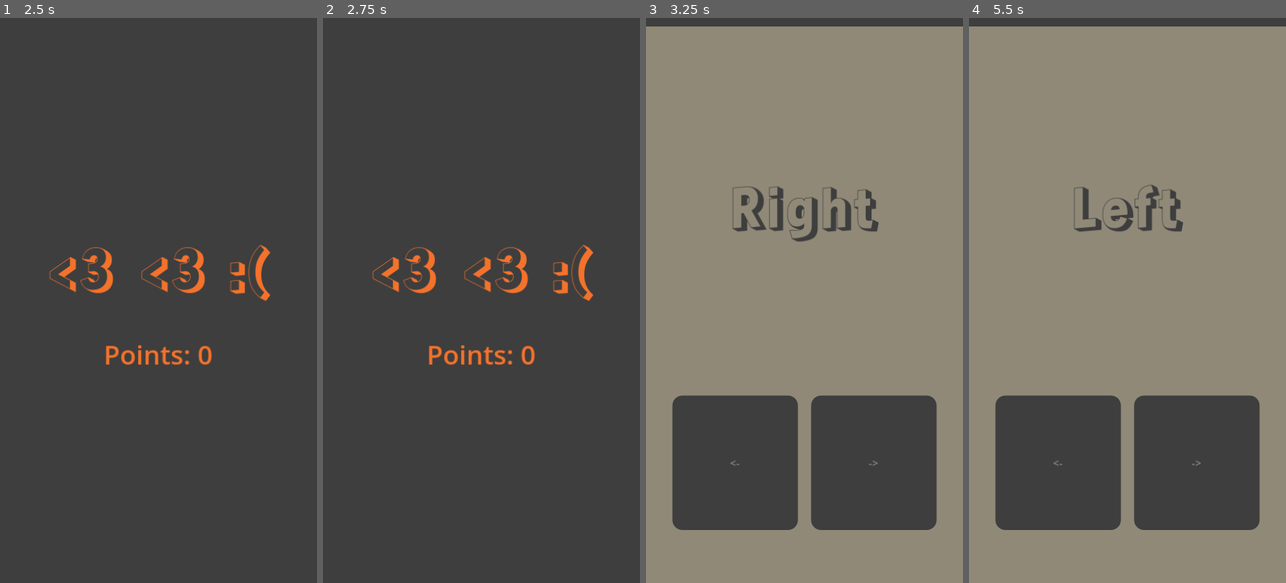
Above: before the commit, frames 1-4 (left to right).
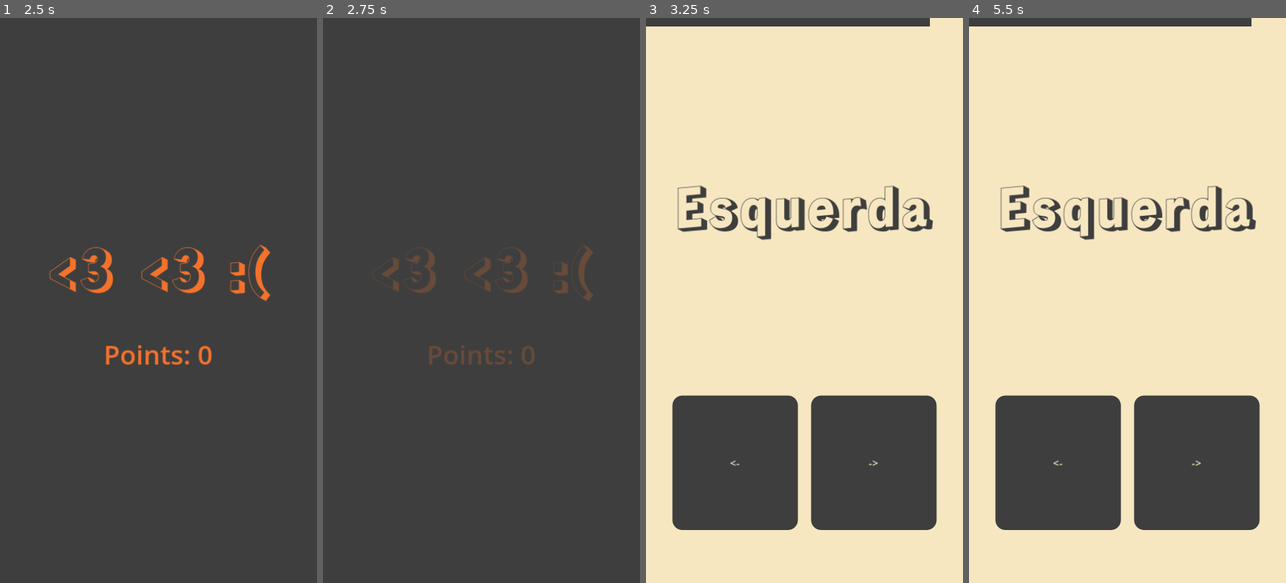
Above: after the commit, the same moments.

Repository: moskoscode/know-your-dirs
Game: Godot game, scene res://src/SceneManager.tscn
The game is run twice, just before and just after one commit, with the same random seed, the same clock (stepped at 60 frames per second) and the same inputs.
Inputs:
- Up to frame 1 (2.5 s): click "Start game" at 0.5 s; click "<-" at 1.25 s; hold Right (right) from 2.03 s (still down)
- Up to frame 2 (2.75 s): keep holding Right (right)
- Up to frame 3 (3.25 s): release Right (right) at 2.78 s; hold Left (left) from 2.78 s (still down)
- Up to frame 4 (5.5 s): release Left (left) at 3.5 s; click "->" at 3.5 s; hold Right (right) from 4.28 s (still down)

Frame 1 is identical in both runs. In frame 2, 1.8% of the frame differs, in the area x 15-86%, y 40-62%; in frame 3, 80%, in the area x 0-100%, y 0-100%; in frame 4, 80%.

Commit message:
gets faster

Diff:
--- a/src/SimpleDirection.tscn
+++ b/src/SimpleDirection.tscn
@@ -81,8 +81,7 @@
 offset_bottom = 13.0
 grow_horizontal = 2
 theme = ExtResource("2_akeg8")
-max_value = 10.0
-value = 7.0
+value = 70.0
 show_percentage = false
 
 [node name="Points" type="Label" parent="."]
--- a/src/intermission.gd
+++ b/src/intermission.gd
@@ -6,14 +6,15 @@
 
 func _ready() -> void:
 	live_labels.assign($Layout/Lives.get_children())
-	var tw = create_tween()
+	var points_tw = create_tween()
 
 
 	_set_points_label(G.game_data.points)
-	tw.tween_method(_set_points_label, G.game_data.points, (G.game_data.points + G.game_data.acc_points), 0.4)
+	points_tw.tween_method(_set_points_label, G.game_data.points, (G.game_data.points + G.game_data.acc_points), 0.4)
 
 	var lives_tw := create_tween()
 	lives_tw.tween_interval(0.2)
+
 	# set lives lost
 	var i = 0
 	for live_label in live_labels:
@@ -26,16 +27,16 @@
 
 		i += 1
 
-	tw.tween_interval(1)
-	tw.tween_callback(func ():
+	points_tw.tween_interval(0.6)
+	points_tw.tween_callback(func ():
 		if G.game_data.lives > 0:
 			G.scene_manager.transition_to(SceneManager.Scene.SimpleDirection)
 		else:
 			G.scene_manager.transition_to(SceneManager.Scene.GameOver)
 	)
 
+	G.game_data.challenges += 1
 	G.game_data.sync()
 
 func _set_points_label(points: int):
-	print(points)
 	points_label.text = 'Points: {points}'.format({'points': points})
--- a/src/scene_manager.gd
+++ b/src/scene_manager.gd
@@ -54,7 +54,6 @@
 	tw.tween_callback(func ():
 		overlay_node.visible = false
 		current_scene.process_mode = Node.PROCESS_MODE_INHERIT
-		print('finished transition')
 	)
 
 
--- a/src/simple_direction.gd
+++ b/src/simple_direction.gd
@@ -8,12 +8,17 @@
 @onready var tween: Tween = null
 
 func _ready() -> void:
+	progress_bar.value = progress_bar.max_value
 	points_label.text = '{points} pts'.format({'points': G.game_data.points})
-	progress_bar.value = 10
 	challenge_label.text = G.side_name(current_lang, current_side)
 
+	var time_to_answer := maxf(3. - (G.game_data.challenges / 8.), 0.6)
+
+	print('challenges ', G.game_data.challenges)
+	print('time_to_answer ', time_to_answer)
+
 	tween = create_tween()
-	tween.tween_property(progress_bar, "value", 0, 3)
+	tween.tween_property(progress_bar, "value", 0, time_to_answer)
 	tween.tween_callback(_on_time_end)
 
 
